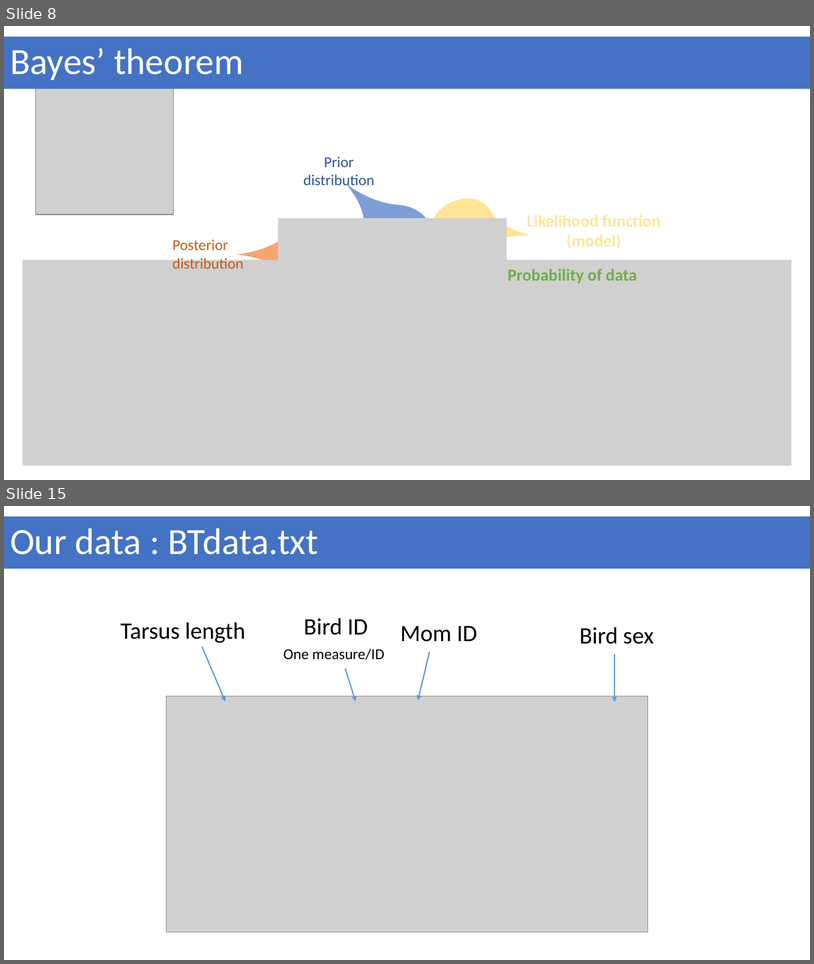
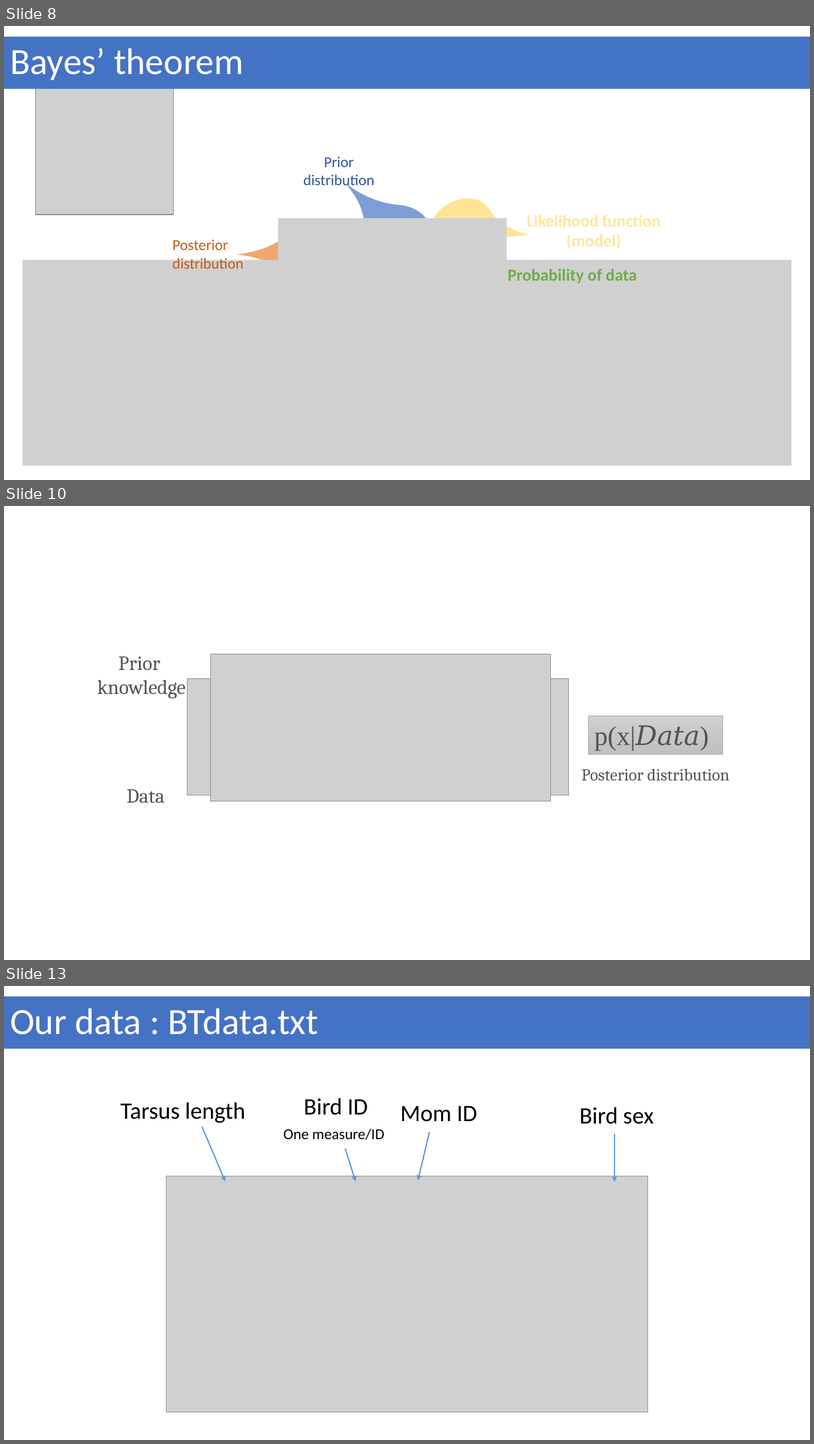
Before and after one commit to geek-lunch/workshops, a slide deck: Intro_to_bayesian/bayesian_stats_with_stan_and_brms.pptx. Shown one above the other, each under a label of ours: slides 8 and 15 before the commit, slides 8, 10 and 13 after it; the slides between them are not shown. The pictures are 814x964 and 814x1444 pixels, drawn with LibreOffice and Linux fonts; fonts in the diff are those of the drawing; grey boxes stand for pictures. Boxes give left, top, right and bottom in pixels: in the first picture for what was removed or moved away, otherwise in the second. Text is boxed around its words. In the diff, an @@ line names an element or a change of style, - is before the commit and + after.

```diff
--- a/Intro_to_bayesian/bayesian_stats_with_stan_and_brms.pptx
+++ b/Intro_to_bayesian/bayesian_stats_with_stan_and_brms.pptx
@@ slide 10 added at bbox=[4, 506, 810, 960], background #FFFFFF @@
@@ text added at bbox=[98, 656, 186, 699], 24 pt, text #525252 @@
+Prior
+knowledge
@@ picture added at bbox=[211, 654, 551, 801] @@
@@ picture added at bbox=[188, 678, 569, 795] @@
@@ rectangle added at bbox=[589, 715, 723, 754], fill gradient #D2D2D2 to #C8C8C8 to #C0C0C0, outline #A5A5A5 0.5 pt, 32 pt, text #525252 @@
+  p(x|𝐷𝑎𝑡𝑎)
@@ text added at bbox=[582, 768, 730, 781], 20 pt, text #525252 @@
+Posterior distribution
@@ text added at bbox=[126, 789, 165, 803], 24 pt, text #525252 @@
+Data
@@ what was slide 15 is now slide 13 @@
```
Also in this commit, not shown: 1 slide changed, 4 other slides added, 3 slides removed, 5 other files.
